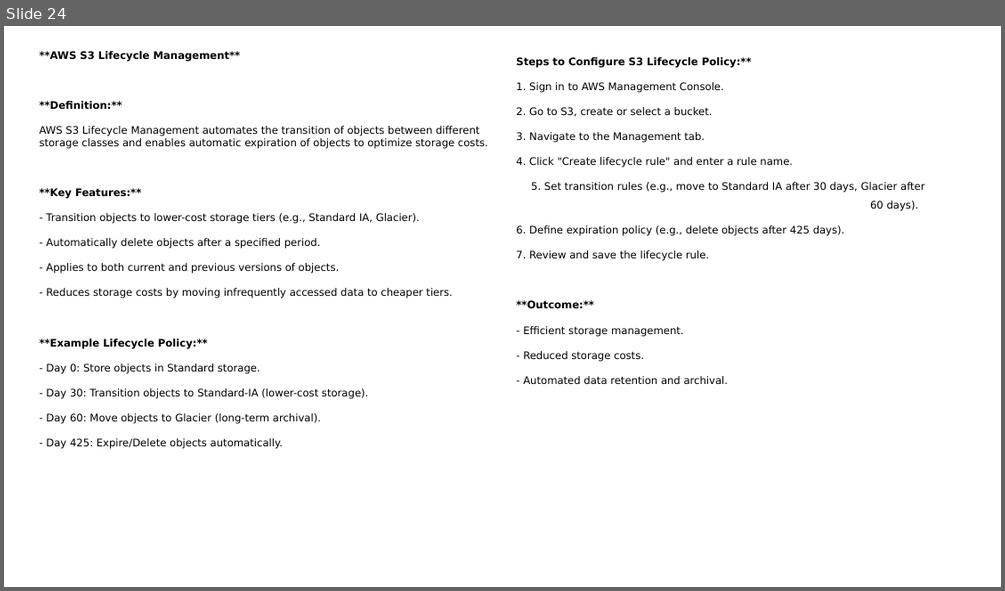
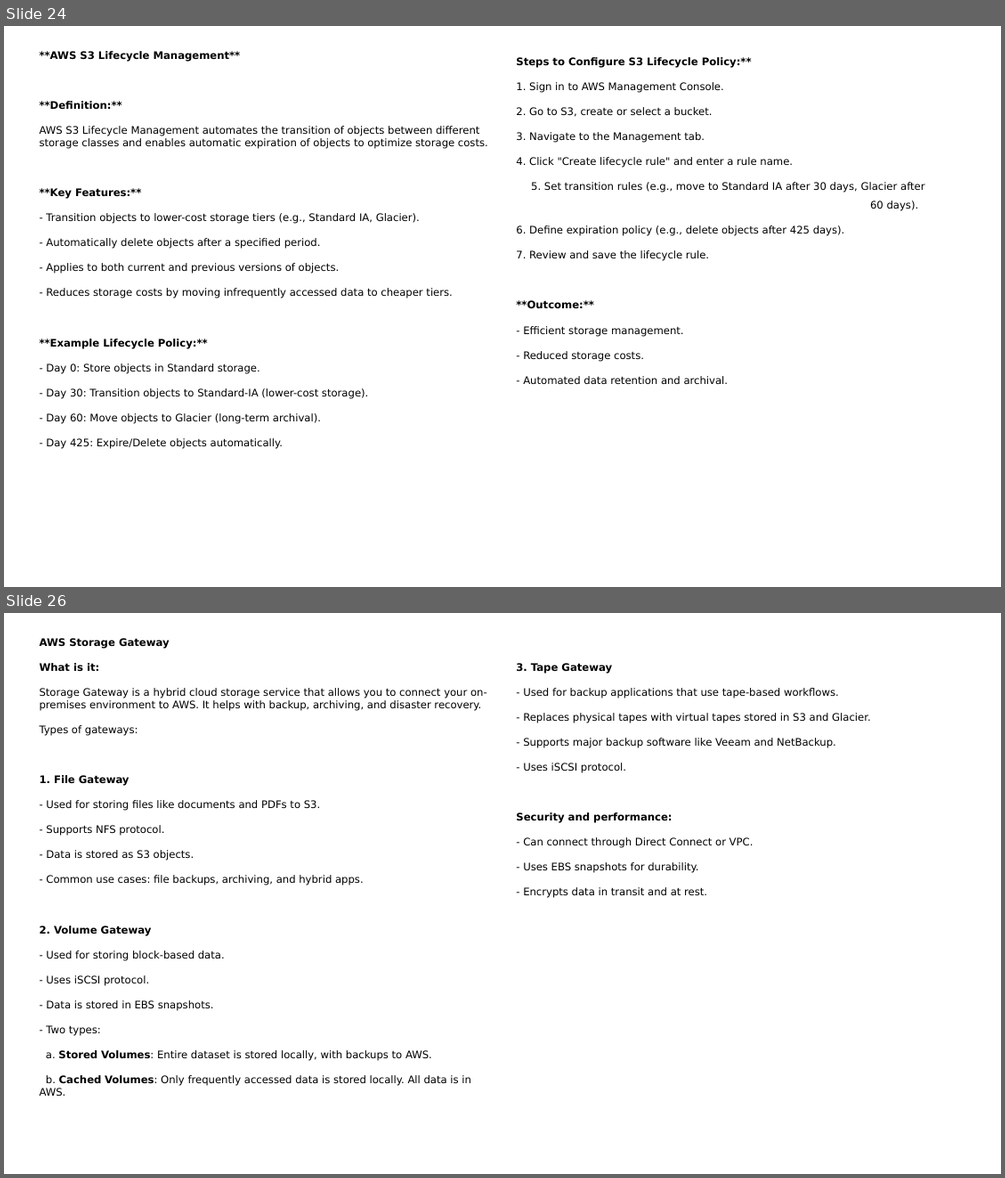
Before and after one commit to NaniBabuPallapu/learning_section, a slide deck: AWS Learning/AWS Cloud Practitioner Tutorial By Nani.pptx. Shown one above the other, each under a label of ours: slide 24 before the commit, slides 24 and 26 after it; the slides between them are not shown. The pictures are 1005x591 and 1005x1178 pixels, drawn with LibreOffice and Linux fonts; fonts in the diff are those of the drawing. Boxes give left, top, right and bottom in pixels: in the first picture for what was removed or moved away, otherwise in the second. Text is boxed around its words. In the diff, an @@ line names an element or a change of style, - is before the commit and + after.

```diff
--- a/AWS Learning/AWS Cloud Practitioner Tutorial By Nani.pptx
+++ b/AWS Learning/AWS Cloud Practitioner Tutorial By Nani.pptx
@@ slide 26 added at (4,613,1001,1174), background #FFFFFF @@
@@ text added at (40,638,487,1095), 10 pt, text #000000 @@
+AWS Storage Gateway
+What is it:
+Storage Gateway is a hybrid cloud storage service that allows you to connect your on-premises environment to AWS. It helps with backup, archiving, and disaster recovery.
+Types of gateways:
+1. File Gateway
+- Used for storing files like documents and PDFs to S3.
+- Supports NFS protocol.
+- Data is stored as S3 objects.
+- Common use cases: file backups, archiving, and hybrid apps.
+2. Volume Gateway
+- Used for storing block-based data.
+- Uses iSCSI protocol.
+- Data is stored in EBS snapshots.
+- Two types:
+a. Stored Volumes: Entire dataset is stored locally, with backups to AWS.
+b. Cached Volumes: Only frequently accessed data is stored locally. All data is in AWS.
@@ text added at (516,663,871,898), 10 pt, text #000000 @@
+3. Tape Gateway
+- Used for backup applications that use tape-based workflows.
+- Replaces physical tapes with virtual tapes stored in S3 and Glacier.
+- Supports major backup software like Veeam and NetBackup.
+- Uses iSCSI protocol.
+Security and performance:
+- Can connect through Direct Connect or VPC.
+- Uses EBS snapshots for durability.
+- Encrypts data in transit and at rest.
```
Also in this commit, not shown: 6 other slides added, 29 other files.
